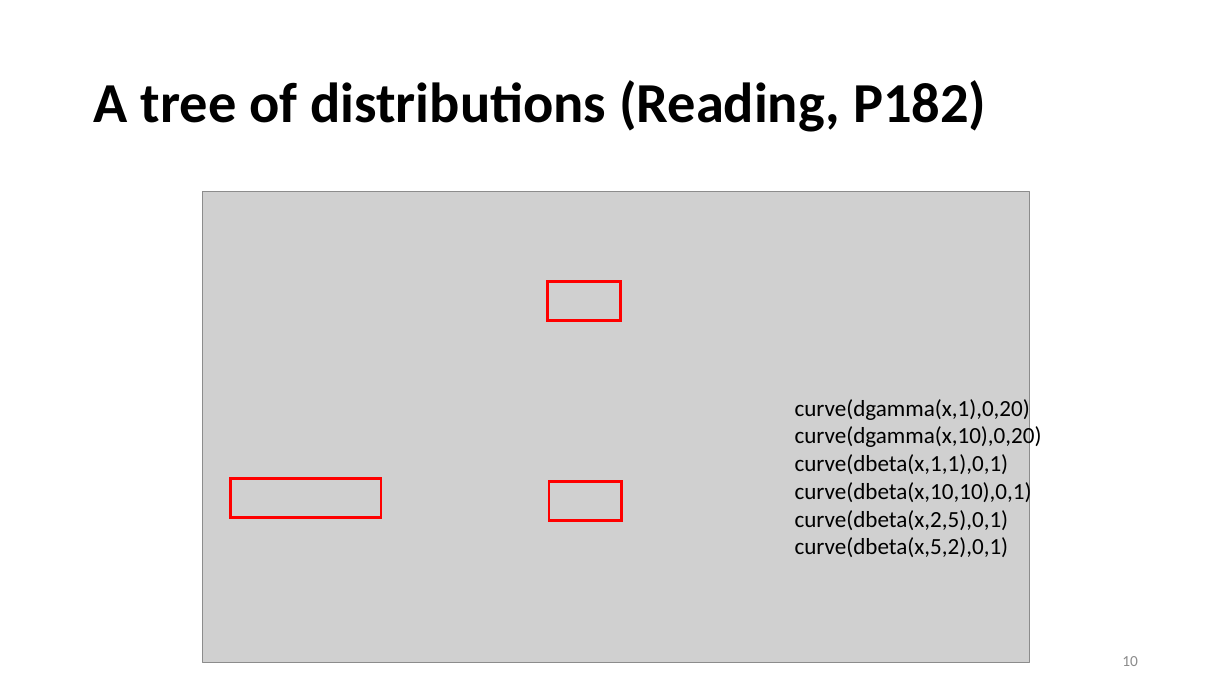
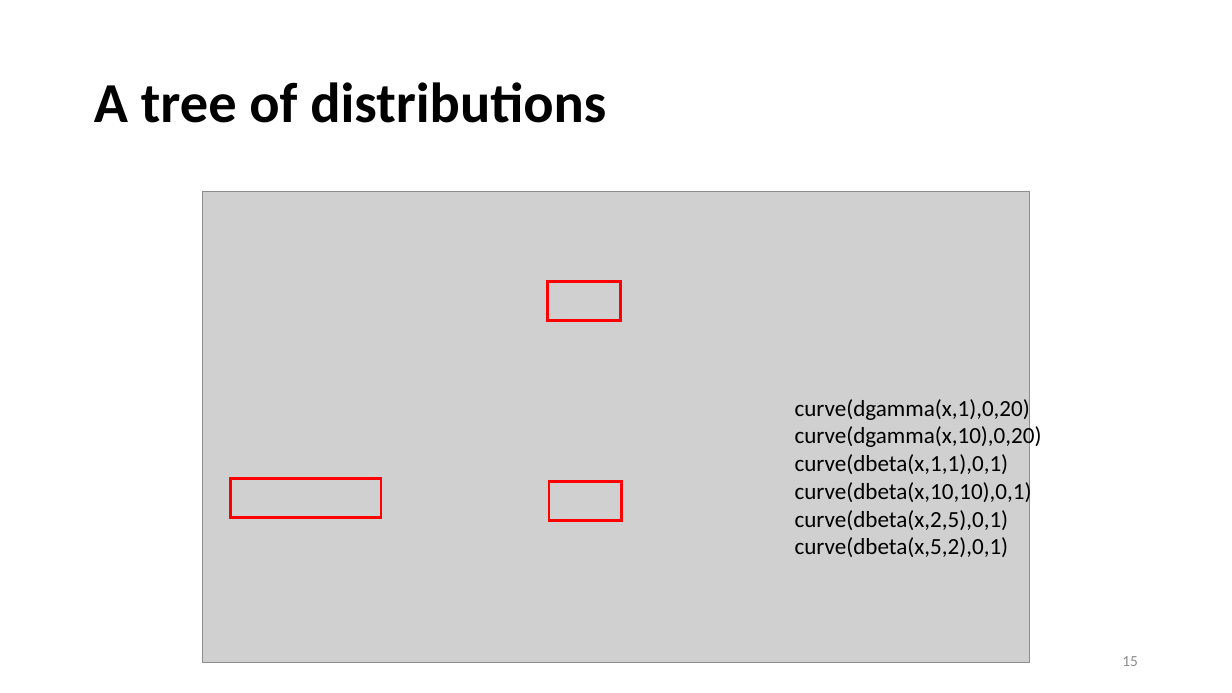
Before and after one commit to DataInvestigations/class_materials, a slide deck: slide 15 of lectures/le10_distributions/le10_distributions.pptx (slide 10 before the commit). Drawn at 1232x693 pixels with LibreOffice and Linux fonts; fonts in the diff are those of the drawing; grey boxes stand for pictures. Boxes give left, top, right and bottom in pixels: in the first picture for what was removed or moved away, otherwise in the second. Text is boxed around its words. In the diff, an @@ line names an element or a change of style, - is before the commit and + after.

```diff
--- a/lectures/le10_distributions/le10_distributions.pptx
+++ b/lectures/le10_distributions/le10_distributions.pptx
@@ title at [94,82,606,123]: text changed @@
-A tree of distributions (Reading, P182)
+A tree of distributions
@@ page number at [1122,656,1138,666]: text changed @@
-10
+15
```
Also in this commit, not shown: 6 other slides changed, 5 slides added, 4 other files.
